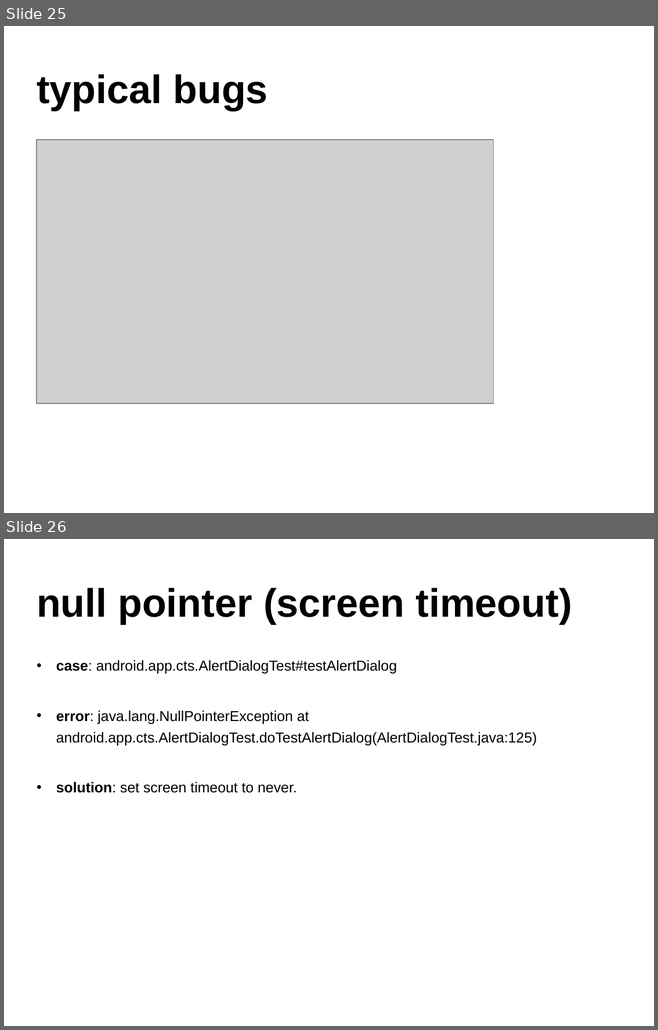
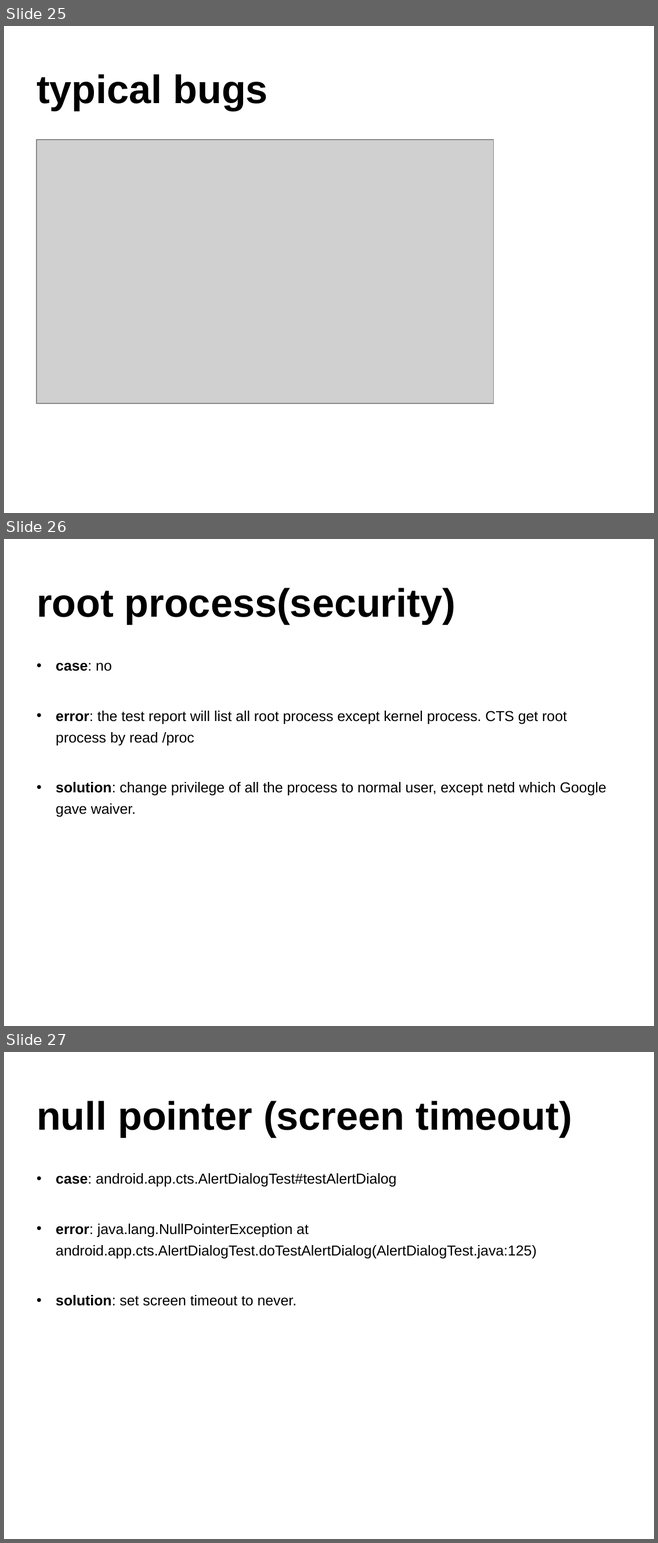
Before and after one commit to widerules/system-information, a slide deck: cts/CTS-training.ppt. Shown one above the other, each under a label of ours: slides 25 and 26 before the commit, slides 25, 26 and 27 after it. The pictures are 658x1030 and 658x1543 pixels, drawn with LibreOffice and Linux fonts; fonts in the diff are those of the drawing; grey boxes stand for pictures; background and template pictures are left out. Boxes give left, top, right and bottom in pixels: in the first picture for what was removed or moved away, otherwise in the second. Text is boxed around its words. In the diff, an @@ line names an element or a change of style, - is before the commit and + after.

Commit message:
jingtao: add some case

```diff
--- a/cts/CTS-training.ppt
+++ b/cts/CTS-training.ppt
@@ slide 26 added at <box>4,539,654,1026</box>, background picture (left out) @@
@@ text added at <box>36,588,455,624</box>, 44 pt, text #000000, bold @@
+root process(security)
@@ text added at <box>56,663,606,817</box>, 16 pt, text #000000 @@
+• case: no
+• error: the test report will list all root process except kernel process. CTS get root process by read /proc
+• solution: change privilege of all the process to normal user, except netd which Google gave waiver.
@@ what was slide 26 is now slide 27 @@
```
Also in this commit, not shown: 4 slides changed, 1 other slide added, 2 other files.
